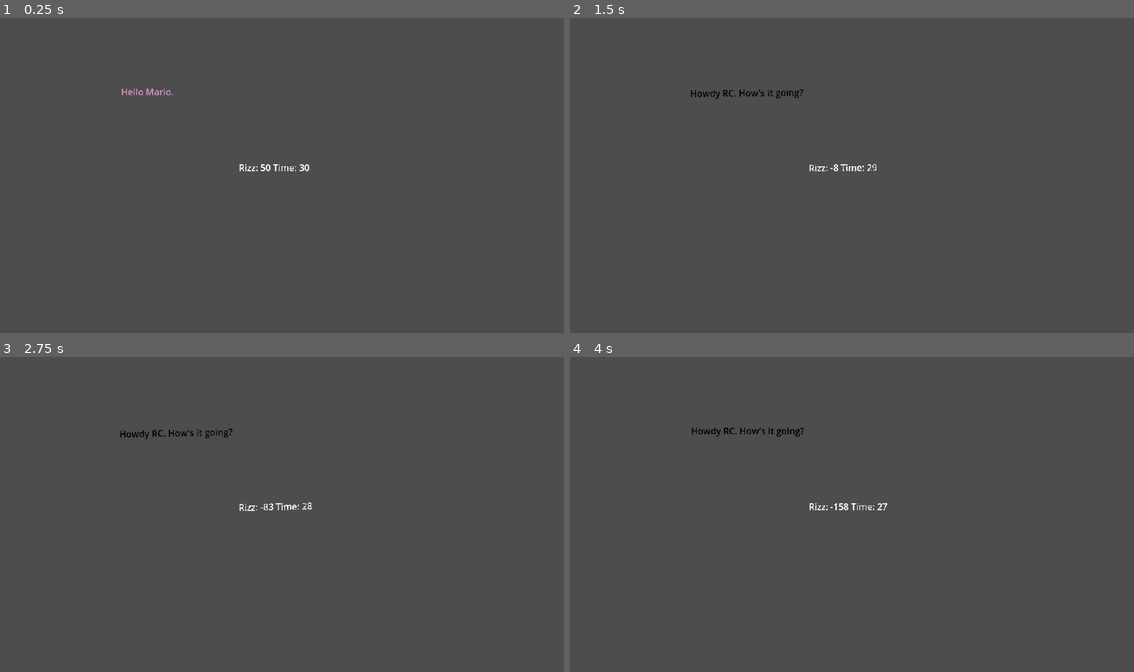
Above: before the commit, frames 1-4 (two rows, left to right).
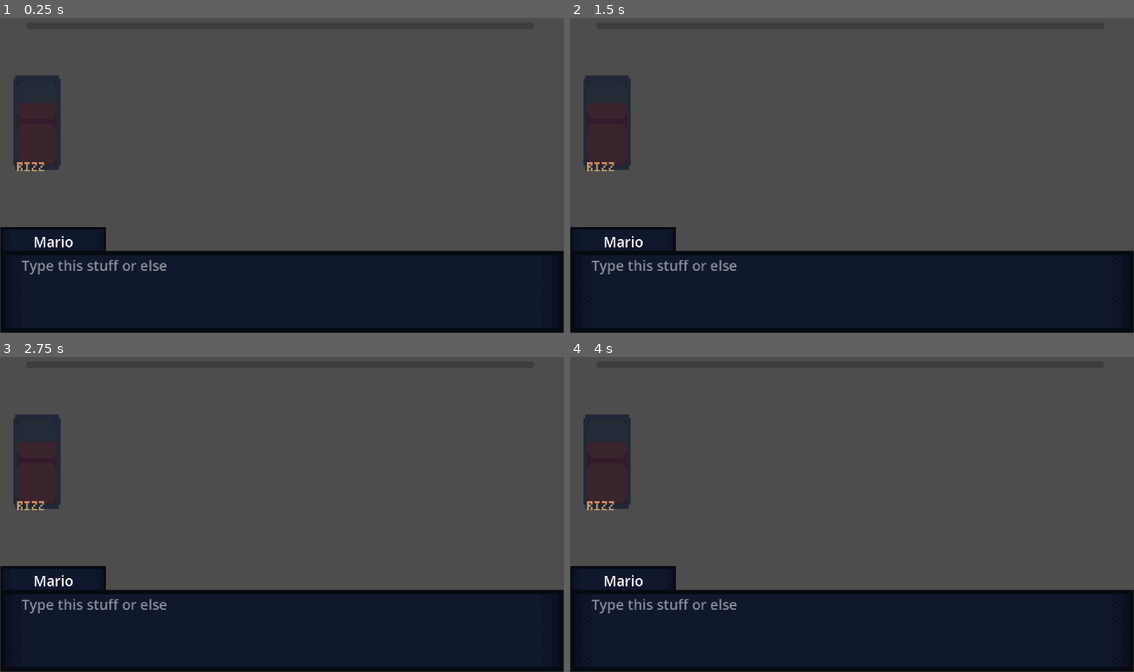
Above: after the commit, the same moments.

Repository: rose-thunder/gamejam
Game: Godot game, scene res://scenes/typing.tscn
The game is run twice, just before and just after one commit, with the same random seed, the same clock (stepped at 60 frames per second) and the same inputs. This scene is started directly instead of the project's main scene.
Inputs:
- Up to frame 1 (0.25 s): no input
- Up to frame 2 (1.5 s): tap Enter (enter) at 0.5, 0.6, 1.35 s
- Up to frame 3 (2.75 s): tap Space at 2 s; tap Enter (enter) at 2.1 s
- Up to frame 4 (4 s): tap Enter (enter) at 2.85, 3.6 s

The runs differ from the first frame. In frame 1, 30% of the frame differs, in the area x 0-100%, y 18-100%; in frame 2, 30%; in frame 3, 30%; in frame 4, 30%.

Commit message:
new typing scene and code

Diff:
--- a/game jam/scenes/typing.tscn
+++ b/game jam/scenes/typing.tscn
@@ -1,8 +1,15 @@
-[gd_scene load_steps=6 format=3 uid="uid://dmc0q5fqvb1ro"]
-
-[ext_resource type="Script" path="res://typing.gd" id="1_6xqec"]
+[gd_scene load_steps=21 format=3 uid="uid://dmc0q5fqvb1ro"]
+
+[ext_resource type="Script" path="res://Script/typing.gd" id="1_6xqec"]
+[ext_resource type="Texture2D" uid="uid://do6dcle0ylmim" path="res://assets/text_box.png" id="2_70ojx"]
+[ext_resource type="FontFile" uid="uid://cj5bq560bramy" path="res://assets/Ldfcomicsans-jj7l.ttf" id="3_c5b2s"]
+[ext_resource type="Texture2D" uid="uid://c1vhmdypval56" path="res://assets/rizzometer_empty.png" id="4_7afme"]
+[ext_resource type="Texture2D" uid="uid://brnl6wesonq1q" path="res://assets/rizzometer_full.png" id="5_bacmk"]
+[ext_resource type="Texture2D" uid="uid://c1y408liee5wh" path="res://assets/rizzometer_half.png" id="6_smns2"]
 
 [sub_resource type="StyleBoxEmpty" id="StyleBoxEmpty_2o70k"]
+
+[sub_resource type="StyleBoxEmpty" id="StyleBoxEmpty_uajkm"]
 
 [sub_resource type="Animation" id="Animation_llwpn"]
 length = 0.001
@@ -40,40 +47,194 @@
 "shake": SubResource("Animation_jjpwm")
 }
 
+[sub_resource type="AtlasTexture" id="AtlasTexture_8yn0n"]
+atlas = ExtResource("4_7afme")
+region = Rect2(0, 0, 32, 64)
+
+[sub_resource type="AtlasTexture" id="AtlasTexture_sbxky"]
+atlas = ExtResource("5_bacmk")
+region = Rect2(0, 0, 32, 64)
+
+[sub_resource type="AtlasTexture" id="AtlasTexture_7531h"]
+atlas = ExtResource("6_smns2")
+region = Rect2(0, 0, 32, 64)
+
+[sub_resource type="SpriteFrames" id="SpriteFrames_fobys"]
+animations = [{
+"frames": [{
+"duration": 1.0,
+"texture": SubResource("AtlasTexture_8yn0n")
+}],
+"loop": true,
+"name": &"empty",
+"speed": 5.0
+}, {
+"frames": [{
+"duration": 1.0,
+"texture": SubResource("AtlasTexture_sbxky")
+}],
+"loop": true,
+"name": &"full",
+"speed": 5.0
+}, {
+"frames": [{
+"duration": 1.0,
+"texture": SubResource("AtlasTexture_7531h")
+}],
+"loop": true,
+"name": &"half",
+"speed": 5.0
+}]
+
+[sub_resource type="CanvasTexture" id="CanvasTexture_bdcs5"]
+specular_color = Color(0, 0, 0, 1)
+
+[sub_resource type="Animation" id="Animation_ills3"]
+resource_name = "fadein"
+tracks/0/type = "value"
+tracks/0/imported = false
+tracks/0/enabled = true
+tracks/0/path = NodePath("black:modulate")
+tracks/0/interp = 1
+tracks/0/loop_wrap = true
+tracks/0/keys = {
+"times": PackedFloat32Array(0, 1),
+"transitions": PackedFloat32Array(1, 1),
+"update": 0,
+"values": [Color(0, 0, 0, 0), Color(0, 0, 0, 1)]
+}
+
+[sub_resource type="Animation" id="Animation_mtov8"]
+length = 0.001
+tracks/0/type = "value"
+tracks/0/imported = false
+tracks/0/enabled = true
+tracks/0/path = NodePath("black:modulate")
+tracks/0/interp = 1
+tracks/0/loop_wrap = true
+tracks/0/keys = {
+"times": PackedFloat32Array(0),
+"transitions": PackedFloat32Array(1),
+"update": 0,
+"values": [Color(0, 0, 0, 0)]
+}
+
+[sub_resource type="Animation" id="Animation_3w65c"]
+resource_name = "fadeout"
+tracks/0/type = "value"
+tracks/0/imported = false
+tracks/0/enabled = true
+tracks/0/path = NodePath("black:modulate")
+tracks/0/interp = 1
+tracks/0/loop_wrap = true
+tracks/0/keys = {
+"times": PackedFloat32Array(0, 1),
+"transitions": PackedFloat32Array(1, 1),
+"update": 0,
+"values": [Color(0, 0, 0, 1), Color(0, 0, 0, 0)]
+}
+
+[sub_resource type="AnimationLibrary" id="AnimationLibrary_0oewu"]
+_data = {
+"RESET": SubResource("Animation_mtov8"),
+"fadein": SubResource("Animation_ills3"),
+"fadeout": SubResource("Animation_3w65c")
+}
+
 [node name="Typing" type="Node2D"]
 script = ExtResource("1_6xqec")
 
+[node name="text_box" type="Sprite2D" parent="."]
+position = Vector2(323, 409.695)
+scale = Vector2(0.666, 0.666)
+texture = ExtResource("2_70ojx")
+
 [node name="backdrop" type="Label" parent="."]
-offset_left = 36.0
-offset_top = 11.0
-offset_right = 1125.0
-offset_bottom = 660.0
-theme_override_colors/font_color = Color(0, 0, 0, 1)
+offset_left = -268.0
+offset_top = 354.0
+offset_right = 914.0
+offset_bottom = 519.0
+theme_override_colors/font_color = Color(1, 1, 1, 0.498039)
+theme_override_fonts/font = ExtResource("3_c5b2s")
+theme_override_font_sizes/font_size = 32
 text = "Type this stuff or else"
+autowrap_mode = 3
 
 [node name="typed" type="TextEdit" parent="."]
-offset_left = 35.664
-offset_top = 7.213
-offset_right = 1124.66
-offset_bottom = 656.213
-theme_override_colors/font_color = Color(1, 1, 1, 1)
+offset_left = -268.0
+offset_top = 350.0
+offset_right = 925.0
+offset_bottom = 519.0
+theme_override_colors/font_color = Color(1, 0.469062, 0.171868, 1)
+theme_override_fonts/font = ExtResource("3_c5b2s")
+theme_override_font_sizes/font_size = 32
 theme_override_styles/normal = SubResource("StyleBoxEmpty_2o70k")
-text = " "
+theme_override_styles/focus = SubResource("StyleBoxEmpty_uajkm")
 selecting_enabled = false
+wrap_mode = 1
 minimap_width = 466
 
 [node name="Camera2D" type="Camera2D" parent="."]
 position = Vector2(323, 170)
-zoom = Vector2(1.909, 1.909)
-
-[node name="rizz" type="Label" parent="."]
-offset_left = 246.0
-offset_top = 146.0
-offset_right = 309.0
-offset_bottom = 185.0
+zoom = Vector2(1.5, 1.5)
 
 [node name="AnimationPlayer" type="AnimationPlayer" parent="."]
 libraries = {
 "": SubResource("AnimationLibrary_jcsmk")
 }
 speed_scale = 10.0
+
+[node name="time" type="ProgressBar" parent="."]
+offset_left = -257.0
+offset_top = -175.0
+offset_right = 895.0
+offset_bottom = -160.0
+show_percentage = false
+
+[node name="rizzometer" type="ProgressBar" parent="."]
+modulate = Color(1, 0, 0, 1)
+offset_left = -278.0
+offset_top = -43.0
+offset_right = -188.0
+offset_bottom = 148.0
+value = 72.92
+fill_mode = 3
+show_percentage = false
+
+[node name="rizzometer3" type="AnimatedSprite2D" parent="."]
+modulate = Color(1, 1, 1, 0.701961)
+position = Vector2(-233, 52)
+scale = Vector2(4.11, 4.11)
+sprite_frames = SubResource("SpriteFrames_fobys")
+animation = &"empty"
+
+[node name="black" type="Sprite2D" parent="."]
+modulate = Color(0, 0, 0, 0)
+position = Vector2(367.5, 173)
+scale = Vector2(1831, 1094)
+texture = SubResource("CanvasTexture_bdcs5")
+
+[node name="fade" type="AnimationPlayer" parent="."]
+libraries = {
+"": SubResource("AnimationLibrary_0oewu")
+}
+
+[node name="rizz" type="Label" parent="."]
+offset_left = 167.0
+offset_top = 94.0
+offset_right = 410.0
+offset_bottom = 175.0
+theme_override_fonts/font = ExtResource("3_c5b2s")
+theme_override_font_sizes/font_size = 32
+horizontal_alignment = 1
+vertical_alignment = 1
+
+[node name="name" type="Label" parent="."]
+offset_left = -294.0
+offset_top = 300.0
+offset_right = -98.0
+offset_bottom = 339.0
+theme_override_fonts/font = ExtResource("3_c5b2s")
+theme_override_font_sizes/font_size = 32
+text = "Mario"
+horizontal_alignment = 1
--- a/game jam/typing.gd
+++ b/game jam/typing.gd
@@ -1,49 +1,104 @@
 extends Node2D
+var RC_name = 'Jebediah'
 var timer = 30
 var rizz = 50
-var text_list = ["Hello Mario.","Howdy RC. How's it going?",
+var faded = 1
+var text_list_one = ["Hello Mario.","Howdy "+RC_name+". How's it going?",
 	"Swimmingly, thanks for asking... So, tell me about yourself. I see you're a student as well, what's your major?",
 	"I'm multiclassing in Game Design and CompSci at the University of Arizona. Bear Down!",
-	'Wow! How interesting! I’m studying Business.','Oh wow! That pairs well with Game Design!',
-	'Yeah…sure!','So, what do you like to do in your free time? I like Dungeons & Dragons, Magic: The Gathering, Yu-Gi-Oh … For hobbies, I like to build the Gravity Device, read, make video games, and I do competitive programming!',
-	'Huh, interesting. And where are you from?',' I’m from Parker’s Crossroads, Tennessee, and you’re the only ten I see! *Ahem* It’s a small town…',
-	'Oh. So that’s why you’re such a silly little guy. So what’s it like living in a small town?','We have a canon!',
-	'Just…in a field?','Uhm, yeah. It’s just in a field, in the middle of town, and you can see it from anywhere in town! It’s really cool!',
-	'How quaint! That’s just like the war from my home!','Pardon?','Nothing, nothing! So, Dungeons & Dragons, eh? What got you into that?',
-	'Oh I’m SO glad you asked! Well, it all started when my dad DM’ed a session in fourth grade and I died. Well, I didn’t realize I had actually died until years later.',
-	'Ah I see. So you’re…dead?','No, no! The character I played died, not me. What about you though? What are you into?',
-	'I’m a bit of a collector: I collect silly little guys.','WHAT?!','Bugs, silly! I collect…bugs.',
-	'Oh, ok. I thought, since you said I was a silly little guy before…','You’re just imagining things.',
-	'I’m imagining you next to me at the altar.','Ughhhhhhh, I lost my number, can I have yours?',
-	'(509) 369-6420. Would you like to go on another date? Y’know, since you asked for my number and everything…',
-	'Yeah!','The aquarium? Tomorrow? At 2?','See you then!']
+	"Wow! How interesting! I'm studying Business.",'Oh wow! That pairs well with Game Design!',
+	'Yeah...sure. So, what do you like to do in your free time?','Oh where to start, I like Dungeons & Dragons, Magic: The Gathering, Yu-Gi-Oh, building the Gravity Device, reading, and competitive programming!',
+	'Huh, interesting. And where are you from?',"I'm from Parker's Crossroads, Tennessee, but you're the only ten I see! *Ahem* It's a small town...",
+	"Oh. So that's why you're such a silly little guy. So what's it like living in a small town?",'We have a canon!',
+	'Just...in a field?',"Uhm, yeah. It's just in a field, in the middle of town, and you can see it from anywhere in town! It's really cool!",
+	'How quaint! That\'s just like the war from my home!','Pardon?','Nothing, nothing! So, Dungeons & Dragons, eh? What got you into that?',
+	'Oh I\'m SO glad you asked! Well, it all started when my dad DM\'ed a session in fourth grade and I died. Well, I didn\'t realize I had actually died until years later.',
+	'Ah I see. So you\'re...dead?','No, no! The character I played died, not me. What about you though? What are you into?',
+	"I\'m a bit of a collector, I collect silly little guys.",'WHAT?!','Bugs, silly! I collect...bugs.',
+	'Oh, ok. I thought, since you said I was a silly little guy before...','You\'re just imagining things.',
+	'The only thing I\'m imagining is you next to me at the altar.','Ughhhhhhh, I lost my number, can I have yours?',
+	"(509) 369-6420. Would you like to go on another date? Y\'know, since you asked for my number and everything...",
+	'Yeah!','The aquarium? Tomorrow? At 2?','See you then!','                           ']
+var text_list_two = ["Hello there.","Nice to see you again!","And you as well.",
+	"Thanks for agreeing to come here. It's one of my favorite spaces. I came here a lot when I was little.",
+	"But of course. I'm happy to meet you in spaces you enjoy. Do you have a favorite species of fish?",
+	"Not of fish, but yes! I like the cleaner shrimp. They're so goofy. There's one in particular here that I call Krill.",
+	"He certainly must be one in a krillion. Haha!","He's a silly little guy, if you will. Another for your collection, although he isn't a bug.",
+	"Another one for my collection indeed!","Haha, yeah! Do you have a favorite species of fish?",
+	"I do, there's one specific to my home region that has the most beautiful green scales.",
+	"Oh right! You didn't tell me where you were from!","I'm from Michigan!",
+	"Oh cool! Where in Michigan? Detroit, Ann Arbor, Kalamazoo?","Ann Arbor.",
+	"What's it like there?","It's...lovely. You should see it in the winter.",
+	"I'd certainly love to, if you'd take me. I haven't seen snow since coming to Arizona a few years ago.",
+	"Neither have I. It's been a long time since I've seen snow...","When I was younger I loved to make snowmen with my friends.",
+	"That's nice. Speaking of youth, my collection hobby has been around as long as I can remember.",
+	"What kind of bugs do you collect?","All types honestly, small, big, and medium sized.","That's so cool! Well, when do you wanna meet next?",
+	"Let's do an arcade night tomorrow! How does that sound?","Alright let's meet up at 7:30, does that work?",
+	"Yeah that works. I'll See ya later!","                      "]
+var text_list_three = []
+var the_script = [text_list_one,text_list_two,text_list_three]
+var now_list = 1
 var text_index = 0
 var typeable = false
+var minute_time = 5
+var once_please = false
+var death_time = 5
 
 func _ready():
 	pass
 
 func _process(delta):
-	var current_text = text_list[text_index]
+	if text_index > len(the_script[now_list])-2:
+		$fade.play("fadein")
+		faded -= delta
+		if faded <=0:
+			text_index = 0
+			faded = 1
+			if now_list != 2:
+				now_list+=1
+			#if now_list == 2:
+				#
+	if text_index == 0 and once_please == false:
+		$fade.play("fadeout")
+		once_please = true
+		$rizz.text = ""
+	if text_index == 1:
+		once_please = false
+
+	var current_text = the_script[now_list][text_index]
 	$backdrop.text = current_text
-	$rizz.text = "Rizz: "+str(rizz)+ ' Time: '+str(round(timer))
+	#$rizz.text = "Rizz: "+str(rizz)+ ' Time: '+str(round(timer))
+	$time.value = timer
+	$rizzometer.value = rizz
 
 	if Input.is_action_just_pressed("enter") and typeable == false:
 		text_index += 1
 	if $typed.text == $backdrop.text and typeable == true:
+		rizz += round(timer/4)
 		text_index += 1
 		$typed.text = ''
 
 	if text_index % 2 == 0:
-		timer = 30
+		if text_index == 6 or text_index == 16:
+			if now_list == 0:
+				$time.max_value = 40
+				timer = 40
+		else:
+			$time.max_value = 30
+			timer = 30
 		$typed.visible = false
 		typeable = false
 		$backdrop.set("theme_override_colors/font_color",Color(0.882, 0.597, 0.802))
+		$name.text = RC_name
+		$name.set("theme_override_colors/font_color",Color(0.882, 0.597, 0.802))
 	elif text_index % 2 != 0:
 		timer-=delta
 		$typed.visible = true
 		typeable = true
-		$backdrop.set("theme_override_colors/font_color",Color(0,0,0))
+		$typed.grab_focus()
+		$backdrop.set("theme_override_colors/font_color",Color(1,1,1,0.5))
+		$name.text = "Mario"
+		$name.set("theme_override_colors/font_color",Color(1,0.469,0.172))
 
 	var index = $typed.text.length() -1
 	if index >=0 and $typed.text[index] != $backdrop.text[index] and typeable == true and $typed.text.length() >= 0:
@@ -52,7 +107,21 @@
 		$AnimationPlayer.play("shake")
 
 	if timer <= 0:
-		rizz-=10
+		rizz-=20
 		timer = 30
+		$typed.text = ''
 		text_index+=1
+
+	if rizz <= 0:
+		if once_please == false:
+			$fade.play("fadein")
+			once_please = true
+		$rizz.text = "You have no rizz,\nYou die."
+		death_time-=delta
+		if death_time <=0:
+			$typed.text = ""
+			text_index = 0
+			rizz+=50
+			death_time = 5
+			once_please = false
 	pass
